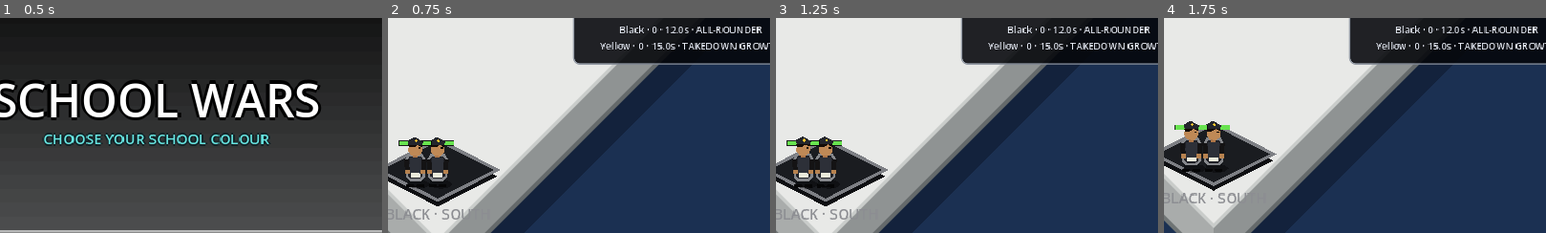
Above: before the commit, frames 1-4 (left to right).
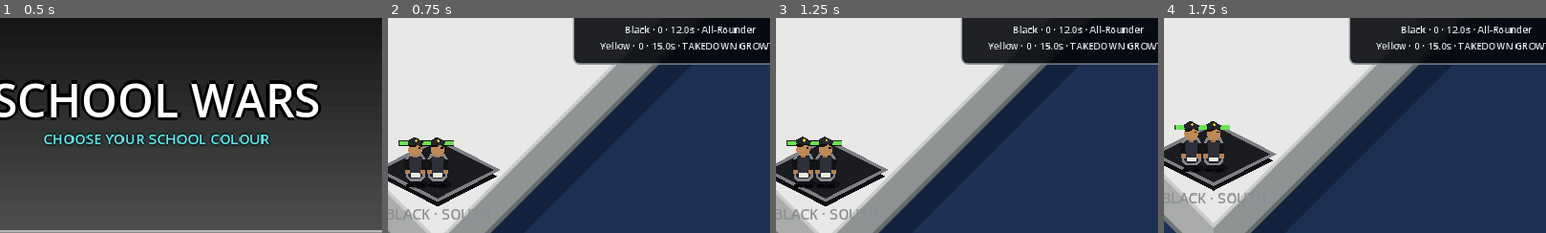
Above: after the commit, the same moments.

Repository: knigfty/school-wars
Game: Godot game, scene res://Scenes/main.tscn
Two runs of this game, one before a commit and one after it. Both use one fixed random seed, a clock stepped at 60 frames per second and the inputs below.
Inputs (mouse positions are % of the whole screen's width and height, from its top left):
- Up to frame 1 (0.5 s): no input
- Up to frame 2 (0.75 s): click (19, 82) at 0.5 s
- Up to frame 3 (1.25 s): no input
- Up to frame 4 (1.75 s): tap Enter at 1.25 s; move the mouse to (72, 45) at 1.27 s; tap K (camera_pan_down) at 1.35 s; click (72, 45) at 1.42 s
The pictures show only the part of the screen within x 44-94%, y 15-65%; the shares and areas given below are measured in that part.

Frame 1 is identical in both runs. In frame 2, 0.8% of the frame differs, in the area x 60-98%, y 3-8%; in frame 3, 0.8%; in frame 4, 0.8%.

Commit message:
set concise Black team trait

Diff:
--- a/Resources/Team/black_team.tres
+++ b/Resources/Team/black_team.tres
@@ -7,7 +7,7 @@
 team_id = &"black"
 display_name = "Black"
 color = Color(0.18, 0.19, 0.22, 1)
-trait_name = "ALL-ROUNDER"
+trait_name = "All-Rounder"
 trait_description = "Balanced: 12-second spawn, 70 HP, 10 DPS, and +10 HP per kill or assist."
 base_spawn_interval = 12.0
 maximum_students = 12
